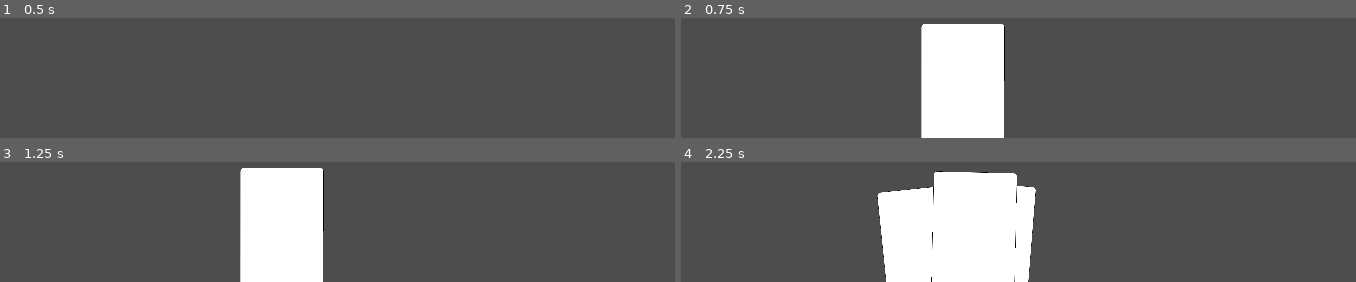
Above: before the commit, frames 1-4 (two rows, left to right).
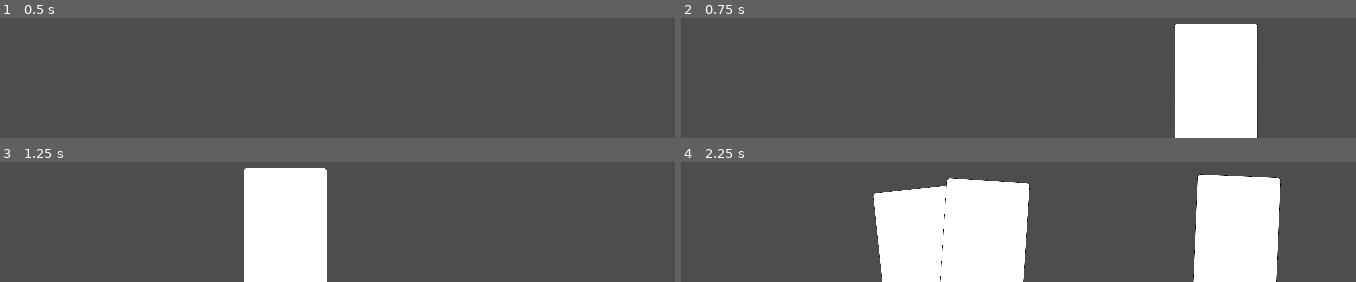
Above: after the commit, the same moments.

Repository: michael-j-coyne/card-game
Game: Godot game, scene res://hand.tscn
Two runs of this game, one before a commit and one after it. Both use one fixed random seed, a clock stepped at 60 frames per second and the inputs below.
Inputs (mouse positions are in pixels of both pictures, inside the frame that each line leads up to):
- Up to frame 1 (0.5 s): no input
- Up to frame 2 (0.75 s): tap Enter at 0.5 s; move the mouse to (outside the picture) at 0.52 s; click (outside the picture) at 0.67 s
- Up to frame 3 (1.25 s): no input
- Up to frame 4 (2.25 s): drag from (outside the picture) to (outside the picture) at 1.27 s; move the mouse to (outside the picture) at 2.02 s; click (outside the picture) at 2.17 s

Frame 1 is identical in both runs. In frame 2, 23% of the frame differs, in the area x 35-86%, y 5-100%; in frame 3, 1.1%; in frame 4, 13%.

Commit message:
Minor refactor

Diff:
--- a/Hand.gd
+++ b/Hand.gd
@@ -20,6 +20,8 @@
 const card_spread_y : float = 50.0
 const card_speed : float = 500.0
 const base_rotation_degrees = 6
+const ANIMATION_SPEED = 0.25
+const CARD_SPAWNPOINT = Vector2(1000, 0)
 
 func calculate_card_spread_x(num_cards_in_hand: int, card_width: int) -> float:
 	const overlap = 30
@@ -34,10 +36,10 @@
 	return float(card.get_index()) / float(hand_size - 1)
 
 func fan_cards():
+	var cards_in_hand := get_children()
+	var num_cards_in_hand := cards_in_hand.size()
 	var tween = create_tween()
 	tween.set_parallel(true)
-	var cards_in_hand := get_children()
-	var num_cards_in_hand := cards_in_hand.size()
 
 	for card in cards_in_hand:
 		var card_spread_x = calculate_card_spread_x(num_cards_in_hand, card.get_width())
@@ -45,8 +47,8 @@
 		var rotation_degrees = \
 			rotation_curve.sample(hand_ratio(card, num_cards_in_hand)) * base_rotation_degrees
 
-		tween.tween_property(card, "position", pos, 0.5)
-		tween.tween_property(card, "rotation_degrees", rotation_degrees, 0.5)
+		tween.tween_property(card, "position", pos, ANIMATION_SPEED)
+		tween.tween_property(card, "rotation_degrees", rotation_degrees, ANIMATION_SPEED)
 
 func _process(delta:float) -> void:
 	fan_cards()
@@ -54,10 +56,9 @@
 # this is temporary testing code
 func _input(event):
 	if event is InputEventMouseButton and event.pressed:
-		print("mouse button event at ", event.position)
 		var card_to_add = Card.instantiate()
 		add_child(card_to_add)
-		#card_to_add.position
+		card_to_add.position = CARD_SPAWNPOINT
 
 func _compute_pos(hand_ratio : float, card_spread_x : int) -> Vector2:
 	var relative_x = horizontal_spread_curve.sample(hand_ratio) * card_spread_x
